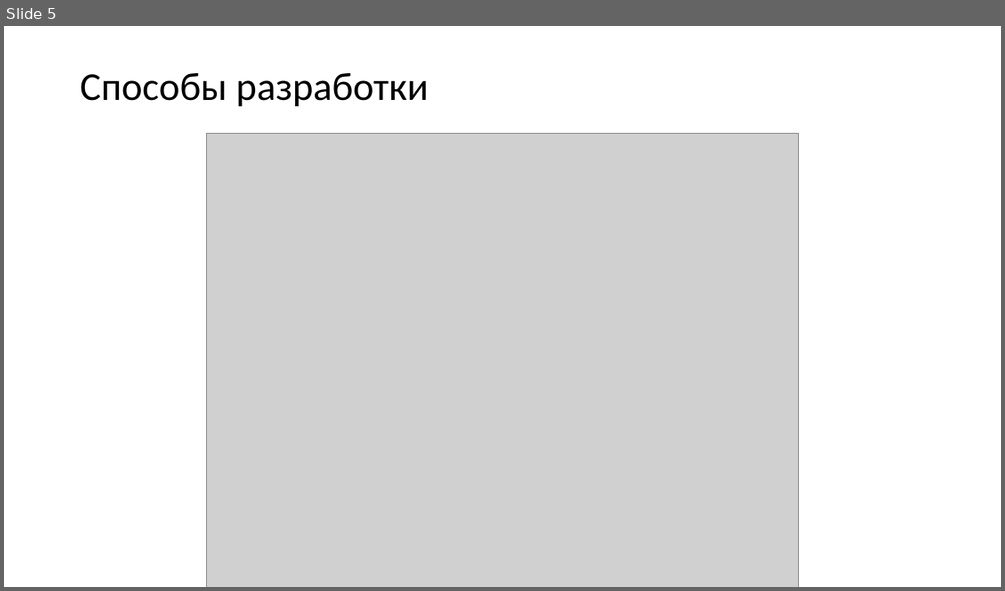
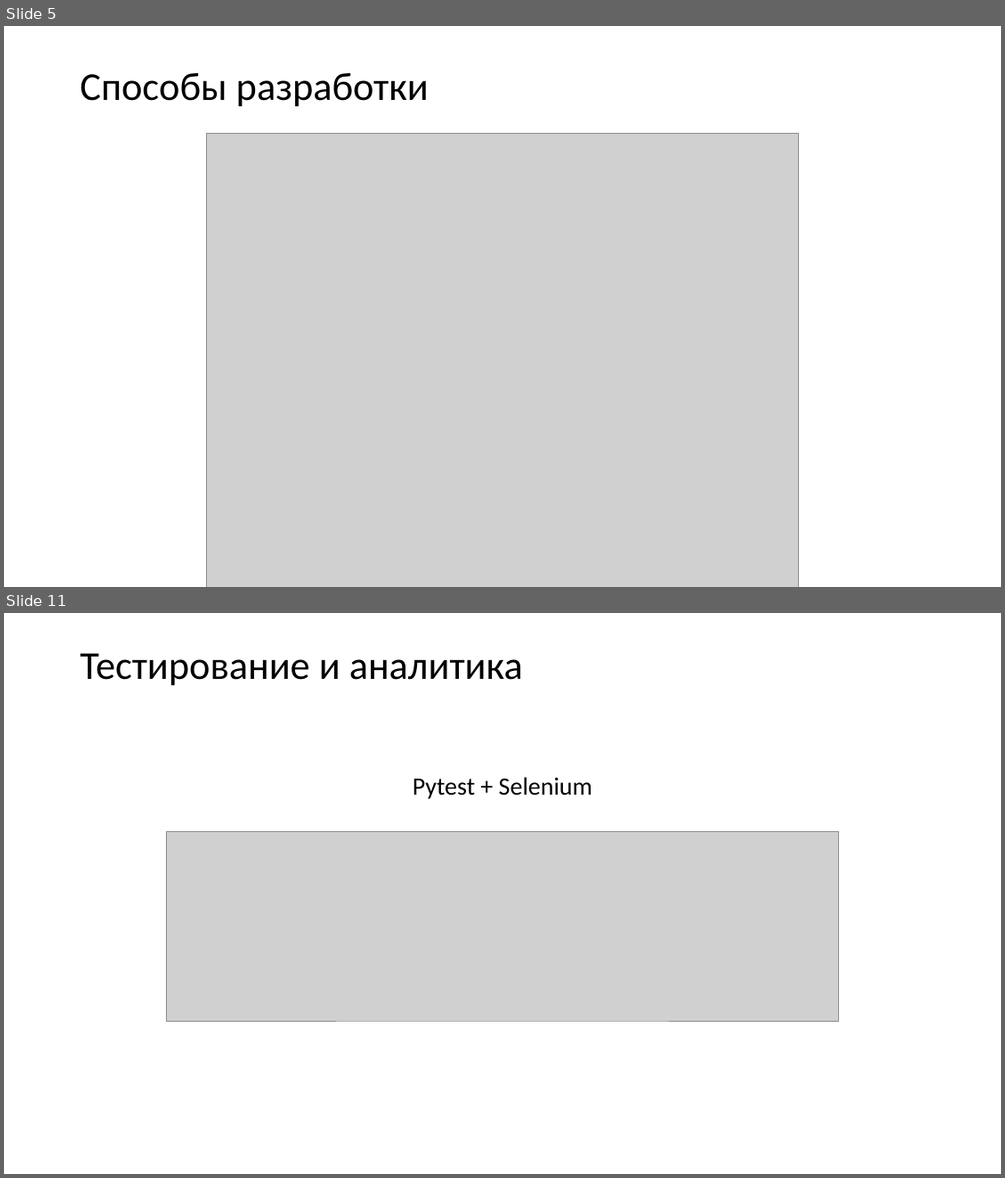
Before and after one commit to ugolnikov/deplom, a slide deck: Защита Диплом - Угольников Д.О..pptx. Shown one above the other, each under a label of ours: slide 5 before the commit, slides 5 and 11 after it; the slides between them are not shown. The pictures are 1005x591 and 1005x1178 pixels, drawn with LibreOffice and Linux fonts; fonts in the diff are those of the drawing; grey boxes stand for pictures. Boxes give left, top, right and bottom in pixels: in the first picture for what was removed or moved away, otherwise in the second. Text is boxed around its words. In the diff, an @@ line names an element or a change of style, - is before the commit and + after.

```diff
--- a/Защита Диплом - Угольников Д.О..pptx
+++ b/Защита Диплом - Угольников Д.О..pptx
@@ slide 11 added at [4,613,1001,1174], background #FFFFFF @@
@@ title added at [80,653,523,685], 38 pt, text #000000 @@
+Тестирование и аналитика
@@ text added at [413,777,592,799], 24 pt, text #000000 @@
+Pytest + Selenium
@@ picture added at [166,831,840,1021] @@
```
Also in this commit, not shown: 3 slides changed, 9 other slides added, 1 slide removed, 1 other file.
